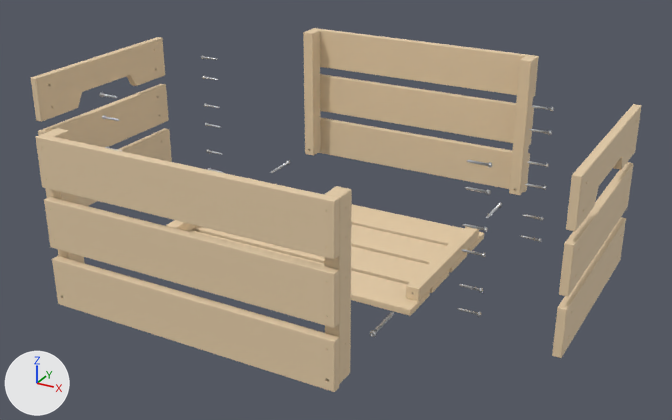
The glTF model eval/golden/knagglig/out/walkthrough.glb as it was, and as the next commit left it.
Both versions are drawn from a camera (50 mm lens) standing at (0.879, -1.002, 0.642) and looking at (0.249, 0.144, 0.069). Arrows for +X, +Y and +Z are at lower left; the lights stay in place. The older version comes first.
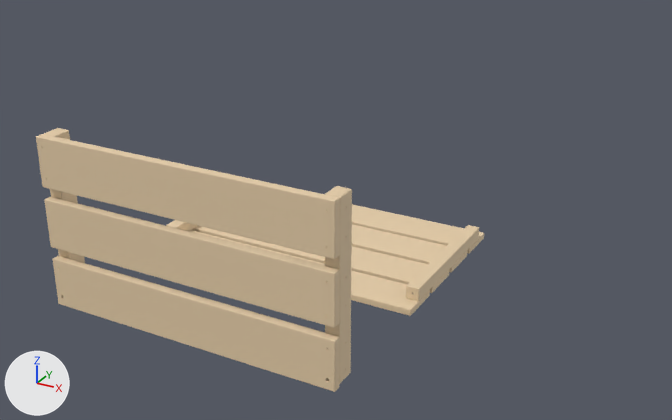
What differs and where, as boxes (x1, y1, x2, y2) in the pictures (672 x 420 px):
'part_side_panel_1', moved
    before: (35, 128, 352, 392)
    after: (36, 128, 352, 392)
'part_side_panel_2', rescaled (not visible afterwards)
    before: (303, 28, 539, 195)
'part_end_slat_handle_1', rescaled (not visible afterwards)
    before: (31, 37, 165, 122)
'part_end_slat_2', rescaled (not visible afterwards)
    before: (38, 84, 169, 148)
'part_end_slat_4', rescaled (not visible afterwards)
    before: (559, 162, 633, 297)
'part_end_slat_handle_2', rescaled (not visible afterwards)
    before: (566, 104, 641, 231)
'part_end_slat_3', rescaled (not visible afterwards)
    before: (552, 217, 626, 358)
'part_end_slat_1', rescaled (not visible afterwards)
    before: (45, 128, 172, 206)
'hw_108363_2', rescaled (not visible afterwards)
    before: (370, 312, 394, 337)
'hw_108560_22', rescaled (not visible afterwards)
    before: (466, 160, 492, 168)
'hw_108560_21', rescaled (not visible afterwards)
    before: (465, 187, 490, 195)
'hw_108560_18', rescaled (not visible afterwards)
    before: (462, 224, 488, 232)
'hw_108560_17', rescaled (not visible afterwards)
    before: (461, 249, 486, 258)
'hw_108560_13', rescaled (not visible afterwards)
    before: (457, 308, 482, 317)
'hw_108560_14', rescaled (not visible afterwards)
    before: (459, 284, 483, 293)
'hw_108363_3', rescaled (not visible afterwards)
    before: (486, 203, 502, 218)
'hw_108560_23', rescaled (not visible afterwards)
    before: (529, 129, 552, 135)
'hw_108560_24', rescaled (not visible afterwards)
    before: (532, 105, 554, 112)
'hw_108363_4', rescaled (not visible afterwards)
    before: (271, 161, 290, 173)
'hw_108560_20', rescaled (not visible afterwards)
    before: (527, 161, 549, 168)
'hw_108560_19', rescaled (not visible afterwards)
    before: (525, 184, 546, 190)
'hw_108560_16', rescaled (not visible afterwards)
    before: (523, 214, 543, 221)
'hw_108560_15', rescaled (not visible afterwards)
    before: (520, 236, 541, 242)
'hw_108560_11', rescaled (not visible afterwards)
    before: (102, 115, 120, 121)
'hw_108560_12', rescaled (not visible afterwards)
    before: (99, 92, 117, 98)

What changed in the scene script:
```text
Change ob_hw_108363_2:
    ob_hw_108363_2.scale: (1.0, 1.0, 1.0) -> (0.0001, 0.0001, 0.0001)
Change ob_hw_108363_3:
    ob_hw_108363_3.scale: (1.0, 1.0, 1.0) -> (0.0001, 0.0001, 0.0001)
Change ob_hw_108363_4:
    ob_hw_108363_4.scale: (1.0, 1.0, 1.0) -> (0.0001, 0.0001, 0.0001)
Change ob_hw_108560_11:
    ob_hw_108560_11.scale: (1.0, 1.0, 1.0) -> (0.0001, 0.0001, 0.0001)
Change ob_hw_108560_12:
    ob_hw_108560_12.scale: (1.0, 1.0, 1.0) -> (0.0001, 0.0001, 0.0001)
Change ob_hw_108560_13:
    ob_hw_108560_13.scale: (1.0, 1.0, 1.0) -> (0.0001, 0.0001, 0.0001)
Change ob_hw_108560_14:
    ob_hw_108560_14.scale: (1.0, 1.0, 1.0) -> (0.0001, 0.0001, 0.0001)
Change ob_hw_108560_15:
    ob_hw_108560_15.scale: (1.0, 1.0, 1.0) -> (0.0001, 0.0001, 0.0001)
Change ob_hw_108560_16:
    ob_hw_108560_16.scale: (1.0, 1.0, 1.0) -> (0.0001, 0.0001, 0.0001)
Change ob_hw_108560_17:
    ob_hw_108560_17.scale: (1.0, 1.0, 1.0) -> (0.0001, 0.0001, 0.0001)
Change ob_hw_108560_18:
    ob_hw_108560_18.scale: (1.0, 1.0, 1.0) -> (0.0001, 0.0001, 0.0001)
Change ob_hw_108560_19:
    ob_hw_108560_19.scale: (1.0, 1.0, 1.0) -> (0.0001, 0.0001, 0.0001)
Change ob_hw_108560_20:
    ob_hw_108560_20.scale: (1.0, 1.0, 1.0) -> (0.0001, 0.0001, 0.0001)
Change ob_hw_108560_21:
    ob_hw_108560_21.scale: (1.0, 1.0, 1.0) -> (0.0001, 0.0001, 0.0001)
Change ob_hw_108560_22:
    ob_hw_108560_22.scale: (1.0, 1.0, 1.0) -> (0.0001, 0.0001, 0.0001)
Change ob_hw_108560_23:
    ob_hw_108560_23.scale: (1.0, 1.0, 1.0) -> (0.0001, 0.0001, 0.0001)
Change ob_hw_108560_24:
    ob_hw_108560_24.scale: (1.0, 1.0, 1.0) -> (0.0001, 0.0001, 0.0001)
Change ob_part_end_slat_1:
    ob_part_end_slat_1.scale: (1.0, 1.0, 1.0) -> (0.0001, 0.0001, 0.0001)
Change ob_part_end_slat_2:
    ob_part_end_slat_2.scale: (1.0, 1.0, 1.0) -> (0.0001, 0.0001, 0.0001)
Change ob_part_end_slat_3:
    ob_part_end_slat_3.scale: (1.0, 1.0, 1.0) -> (0.0001, 0.0001, 0.0001)
Change ob_part_end_slat_4:
    ob_part_end_slat_4.scale: (1.0, 1.0, 1.0) -> (0.0001, 0.0001, 0.0001)
Change ob_part_end_slat_handle_1:
    ob_part_end_slat_handle_1.scale: (1.0, 1.0, 1.0) -> (0.0001, 0.0001, 0.0001)
Change ob_part_end_slat_handle_2:
    ob_part_end_slat_handle_2.scale: (1.0, 1.0, 1.0) -> (0.0001, 0.0001, 0.0001)
Change ob_part_side_panel_1:
    ob_part_side_panel_1.location: (0.0, -0.2, 0.006) -> (0.0, -0.199, 0.006)
Change ob_part_side_panel_2:
    ob_part_side_panel_2.scale: (1.0, 1.0, 1.0) -> (0.0001, 0.0001, 0.0001)
```
